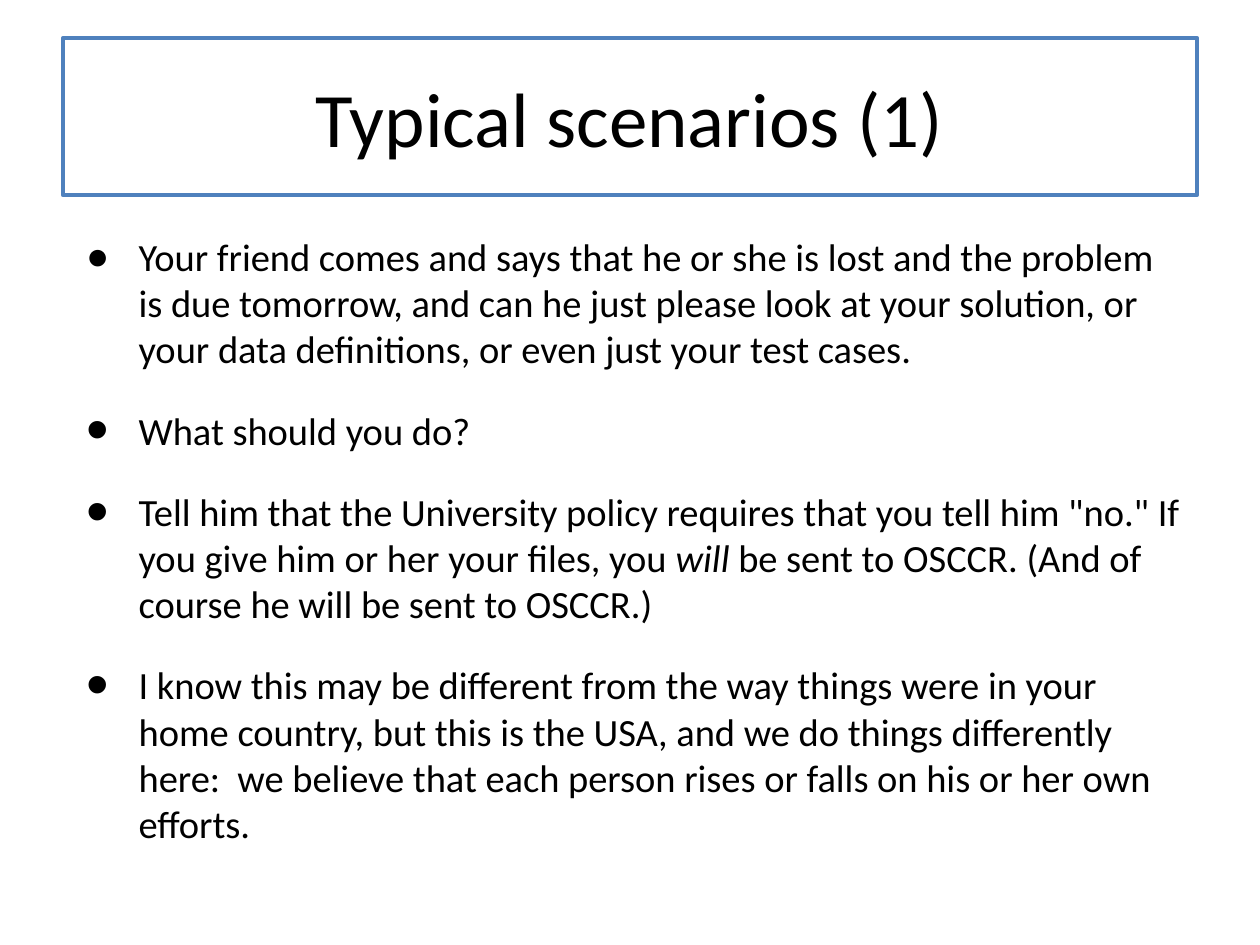
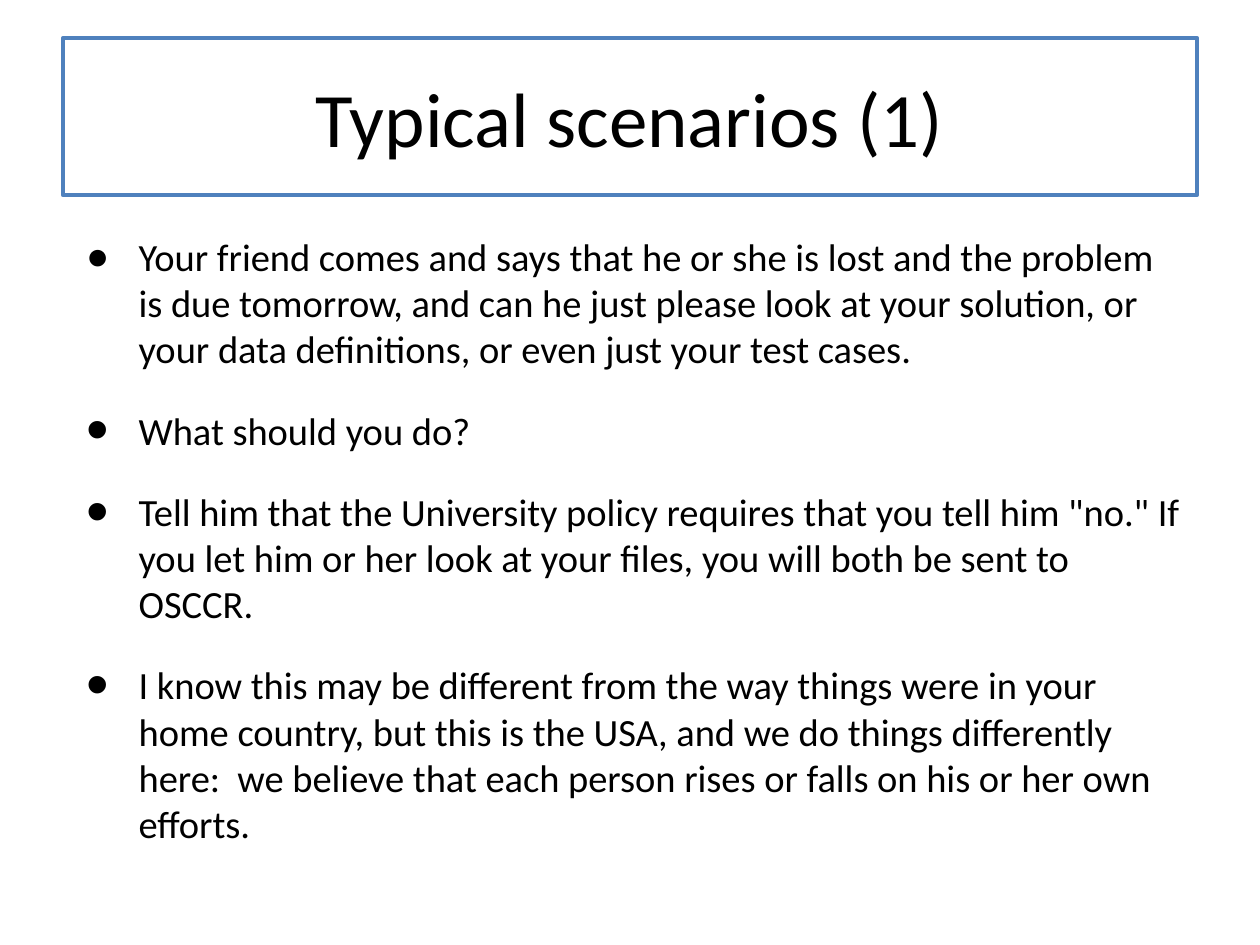
Before and after one commit to mwand/cs5010f17, a slide deck: slide 10 of Slides/Lesson 0.3 Academic Honesty.pptx (slide 8 before the commit). Drawn at 1260x945 pixels with LibreOffice and Linux fonts; fonts in the diff are those of the drawing. Boxes give left, top, right and bottom in pixels: in the first picture for what was removed or moved away, otherwise in the second. Text is boxed around its words. In the diff, an @@ line names an element or a change of style, - is before the commit and + after.

```diff
--- a/Slides/Lesson 0.3 Academic Honesty.pptx
+++ b/Slides/Lesson 0.3 Academic Honesty.pptx
@@ text at (x1=139, y1=499, x2=1179, y2=619): text changed @@
-• Tell him that the University policy requires that you tell him "no." If you give him or her your files, you will be sent to OSCCR. (And of course he will be sent to OSCCR.)
+• Tell him that the University policy requires that you tell him "no." If you let him or her look at your files, you will both be sent to OSCCR.
```
Also in this commit, not shown: 4 other slides changed, 7 slides added, 44 other files.
